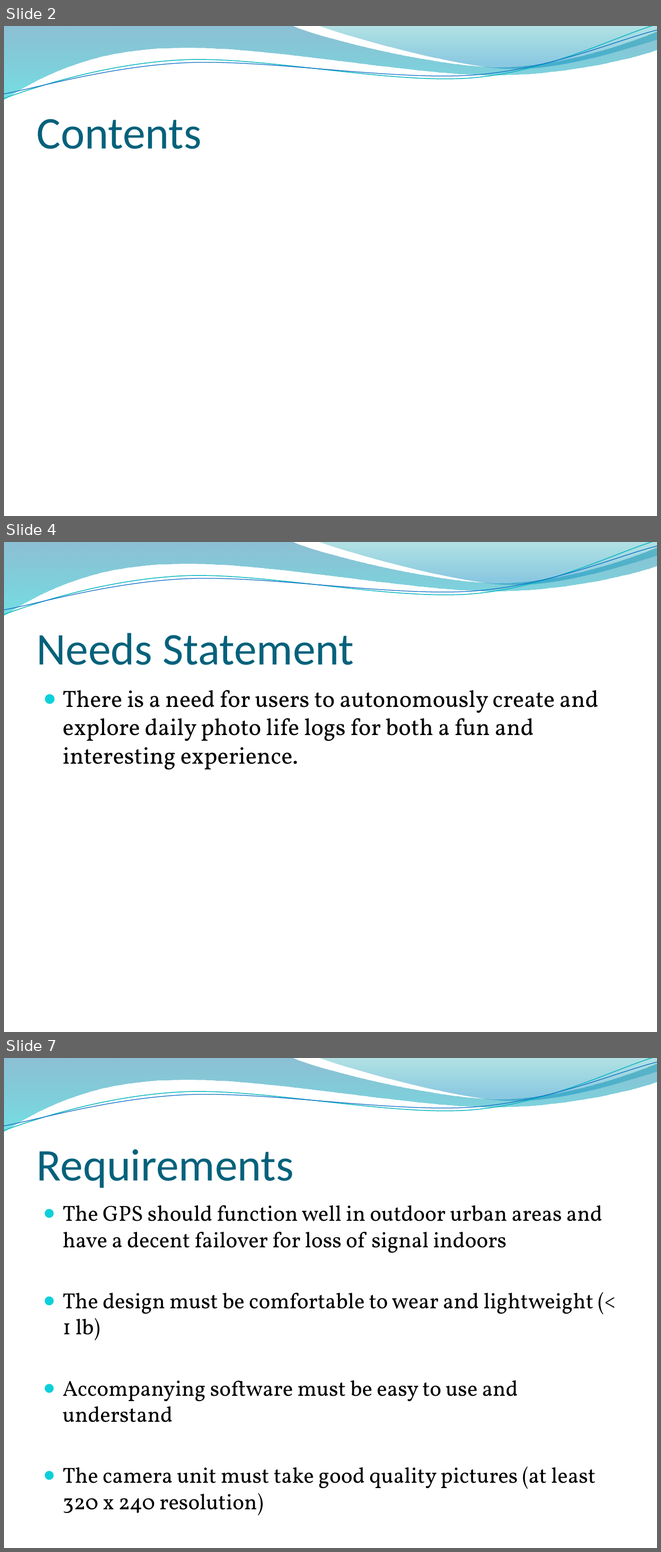
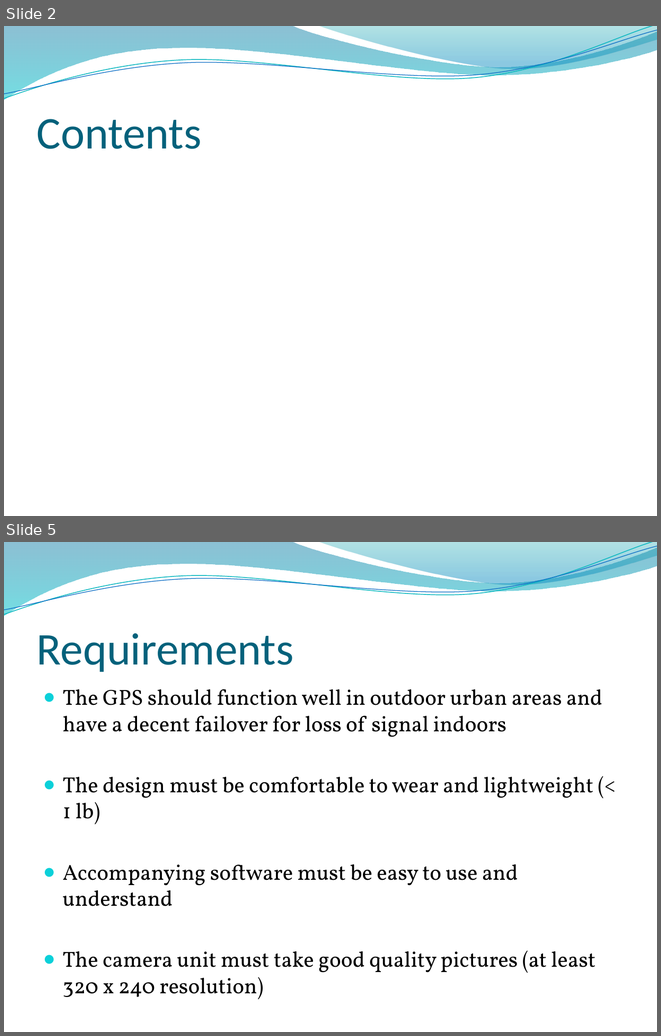
Before and after one commit to tasbal/cpsc483, a slide deck: MISC/Final Presentation.pptx. Shown one above the other, each under a label of ours: slides 2, 4 and 7 before the commit, slides 2 and 5 after it; the slides between them are not shown. The pictures are 661x1552 and 661x1036 pixels, drawn with LibreOffice and Linux fonts; fonts in the diff are those of the drawing; background and template pictures are left out. Boxes give left, top, right and bottom in pixels: in the first picture for what was removed or moved away, otherwise in the second. Text is boxed around its words. In the diff, an @@ line names an element or a change of style, - is before the commit and + after.

```diff
--- a/MISC/Final Presentation.pptx
+++ b/MISC/Final Presentation.pptx
@@ slide 4 removed at (x1=4, y1=542, x2=657, y2=1032), background picture (left out); not listed: 4 template elements that a slide beside it also shows @@
@@ title removed at (x1=37, y1=633, x2=354, y2=665) @@
-Needs Statement
@@ text removed at (x1=63, y1=690, x2=599, y2=769) @@
-● There is a need for users to autonomously create and explore daily photo life logs for both a fun and interesting experience.
@@ what was slide 7 is now slide 5 @@
```
Also in this commit, not shown: 8 slides changed, 2 slides added, 5 other slides removed, 1 other file.
